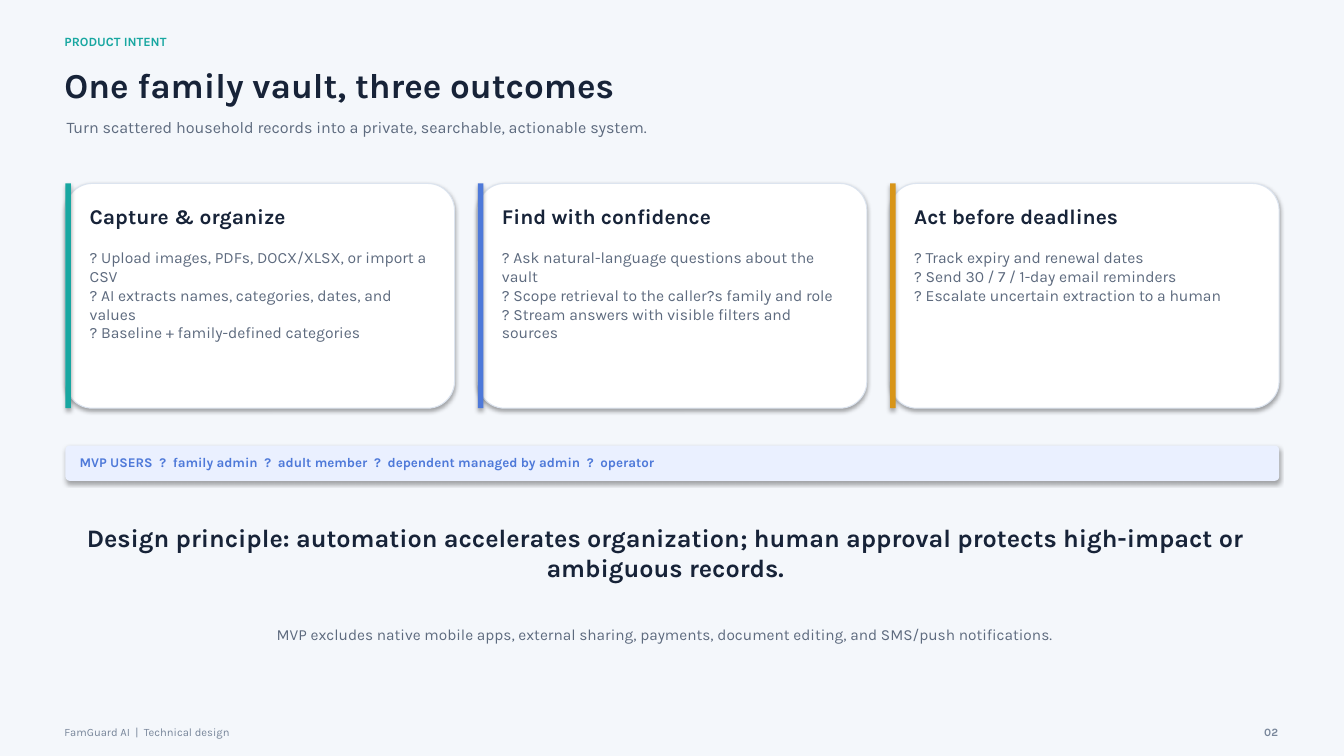
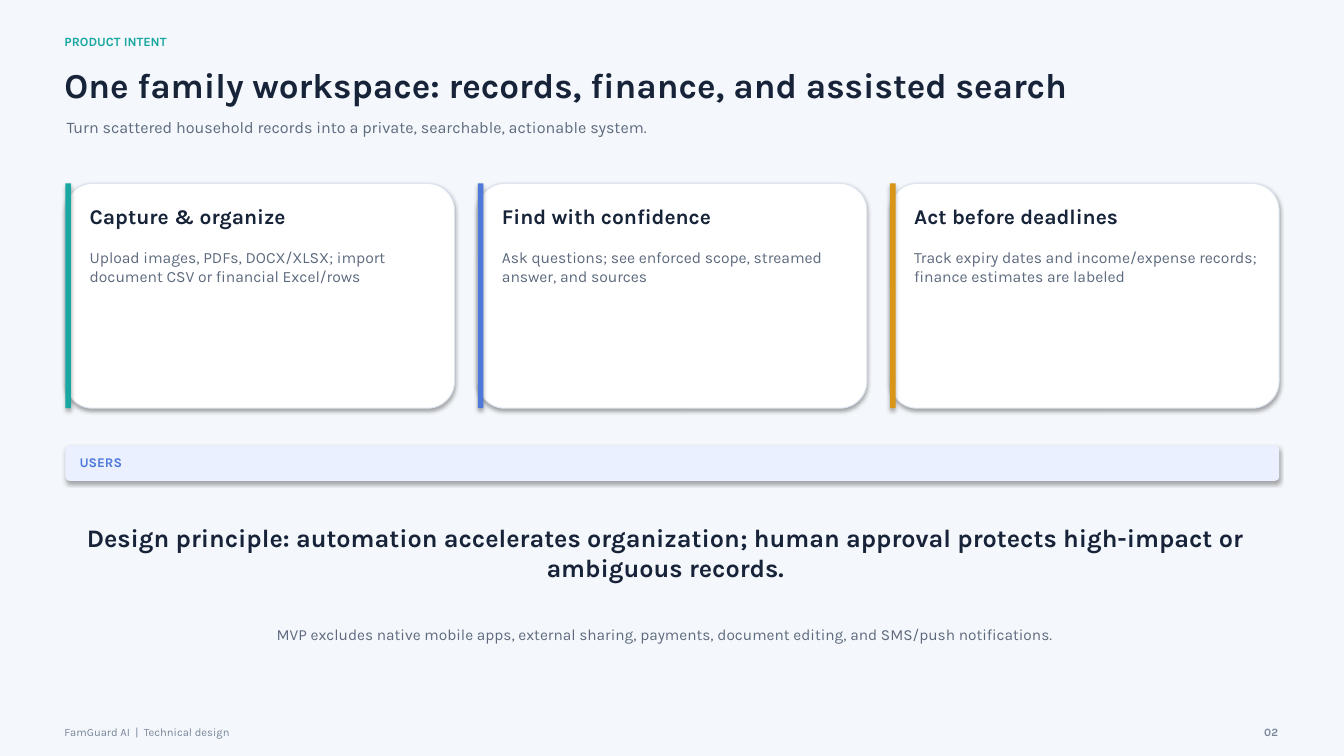
Before and after one commit to rajendranduraiswamy76-dev/FamGuard, a slide deck: slide 2 of docs/FamGuard-Technical-Design-Stakeholder.pptx. Drawn at 1344x756 pixels with LibreOffice and Linux fonts; fonts in the diff are those of the drawing. Boxes give left, top, right and bottom in pixels: in the first picture for what was removed or moved away, otherwise in the second. Text is boxed around its words. In the diff, an @@ line names an element or a change of style, - is before the commit and + after.

```diff
--- a/docs/FamGuard-Technical-Design-Stakeholder.pptx
+++ b/docs/FamGuard-Technical-Design-Stakeholder.pptx
@@ text at (64,73,1067,107): text changed @@
-One family vault, three outcomes
+One family workspace: records, finance, and assisted search
@@ text at (90,251,385,283): text changed @@
-? Upload images, PDFs, DOCX/XLSX, or import a CSV
-? AI extracts names, categories, dates, and values
-? Baseline + family-defined categories
+Upload images, PDFs, DOCX/XLSX; import document CSV or financial Excel/rows
@@ text at (502,252,822,284): text changed @@
-? Ask natural-language questions about the vault
-? Scope retrieval to the caller?s family and role
-? Stream answers with visible filters and sources
+Ask questions; see enforced scope, streamed answer, and sources
@@ text at (914,251,1256,282): text changed @@
-? Track expiry and renewal dates
-? Send 30 / 7 / 1-day email reminders
-? Escalate uncertain extraction to a human
+Track expiry dates and income/expense records; finance estimates are labeled
@@ text at (80,458,122,467): text changed @@
-MVP USERS ? family admin ? adult member ? dependent managed by admin ? operator
+USERS
```
Also in this commit, not shown: 13 other slides changed, 1 other file.
